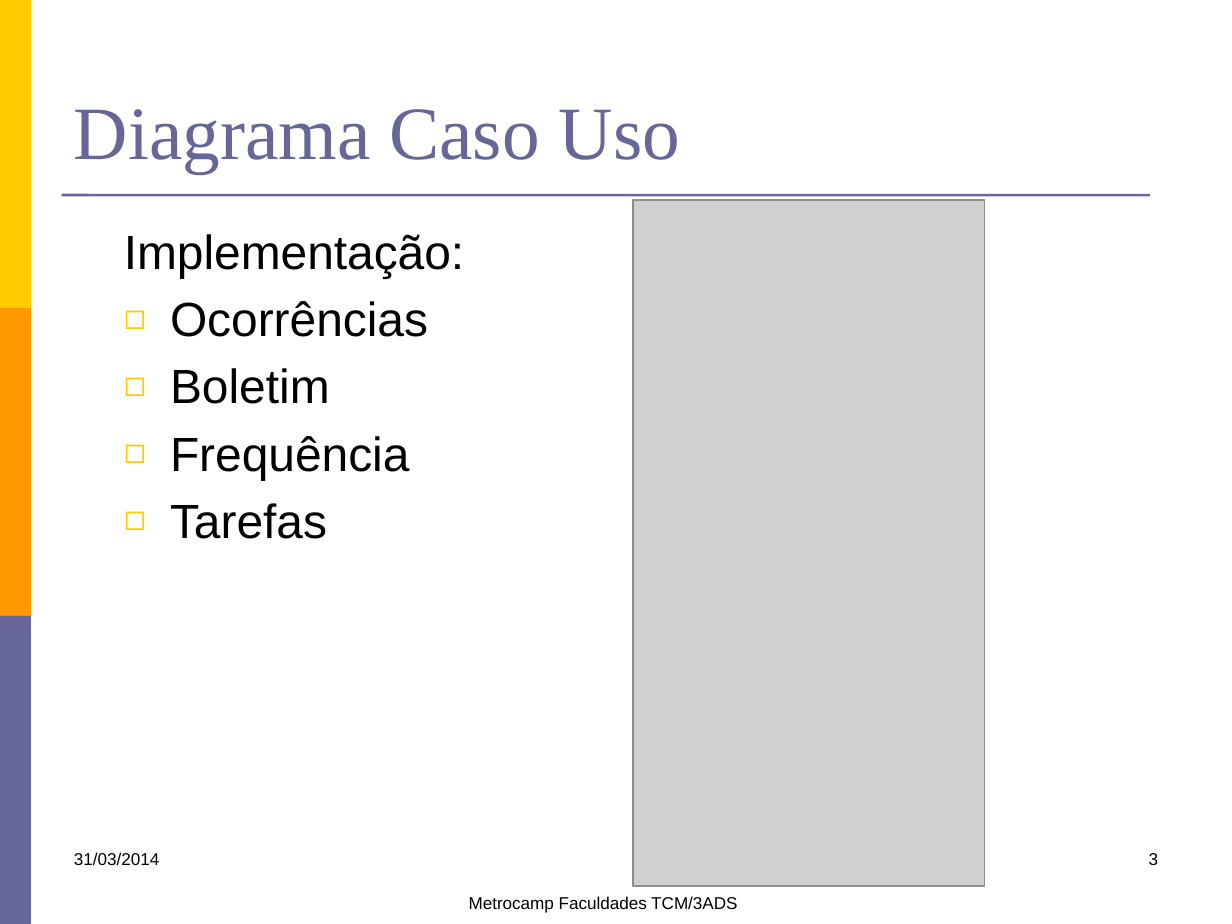
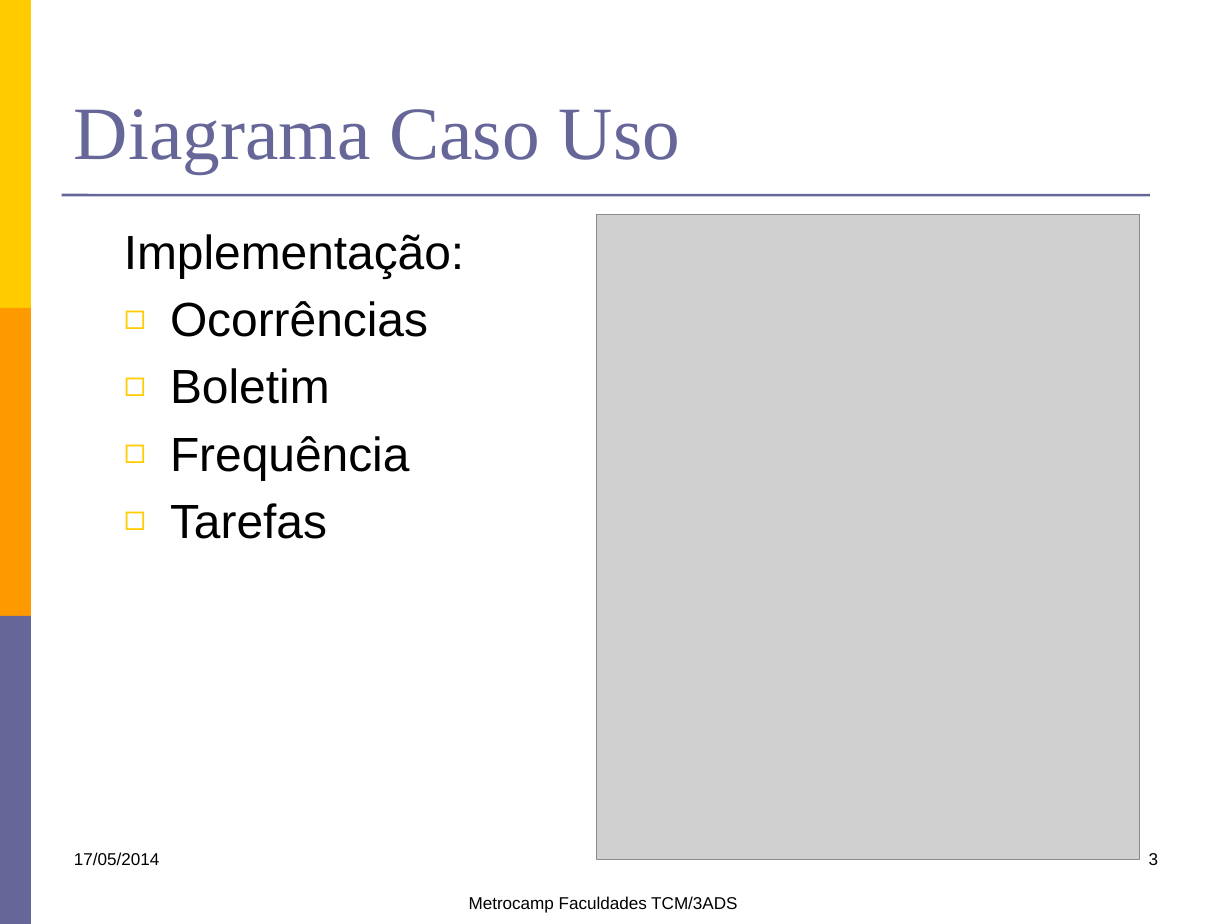
Before and after one commit to lfernandobra/pi5g1s14, a slide deck: slide 3 of documentacao/G5_Apresentacao1sem2014.pptx. Drawn at 1232x924 pixels with LibreOffice and Linux fonts; fonts in the diff are those of the drawing; grey boxes stand for pictures. Boxes give left, top, right and bottom in pixels: in the first picture for what was removed or moved away, otherwise in the second. Text is boxed around its words. In the diff, an @@ line names an element or a change of style, - is before the commit and + after.

```diff
--- a/documentacao/G5_Apresentacao1sem2014.pptx
+++ b/documentacao/G5_Apresentacao1sem2014.pptx
@@ picture: place and size @@
-picture at (633,200,984,886)
+picture at (596,214,1140,860)
@@ text at (74,852,159,866): text changed @@
-31/03/2014
+17/05/2014
```
Also in this commit, not shown: 7 other slides changed.
